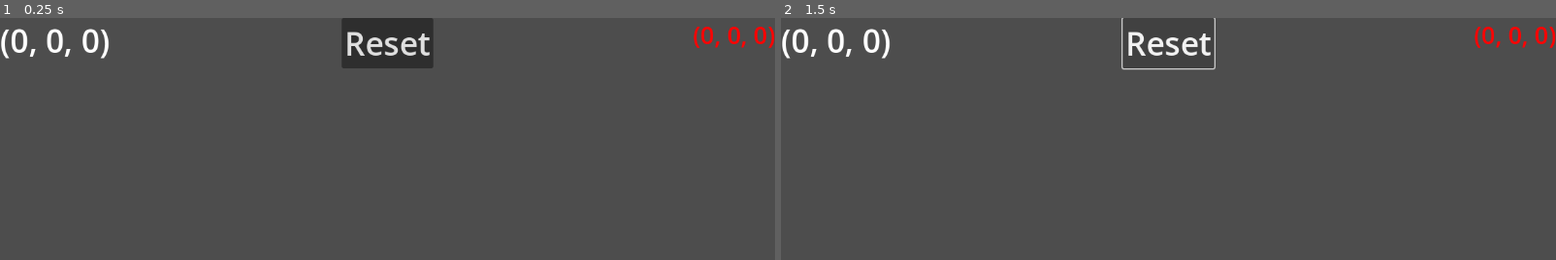
Above: before the commit, frames 1-2 (left to right).
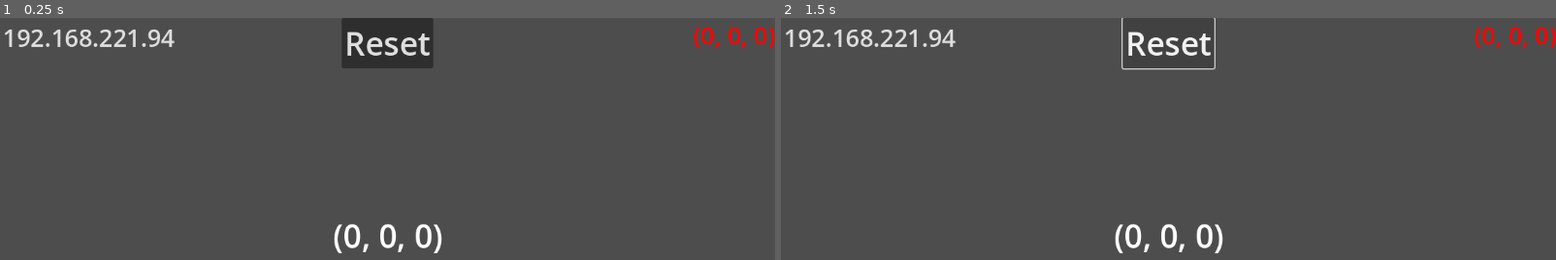
Above: after the commit, the same moments.

Repository: AvilaAndre/setr-project
Game: Godot game, scene res://MainScene.tscn
Two runs of this game, one before a commit and one after it. Both use one fixed random seed, a clock stepped at 60 frames per second and the inputs below.
Inputs:
- Up to frame 1 (0.25 s): no input
- Up to frame 2 (1.5 s): tap Enter at 0.5 s; click "Reset" at 1.25 s

The runs differ from the first frame. In frame 1, 1.6% of the frame differs, in the area x 0-58%, y 4-98%; in frame 2, 1.6%.

Commit message:
editing leandro's ip

Diff:
--- a/android-app/MainScene.tscn
+++ b/android-app/MainScene.tscn
@@ -12,6 +12,9 @@
 [sub_resource type="Theme" id="Theme_llhod"]
 default_font_size = 48
 
+[sub_resource type="Theme" id="Theme_q1pwt"]
+default_font_size = 36
+
 [node name="Control" type="Control"]
 layout_mode = 3
 anchors_preset = 15
@@ -22,9 +25,18 @@
 script = ExtResource("1_27wix")
 
 [node name="Gyro" type="Label" parent="."]
-layout_mode = 2
-offset_right = 131.0
-offset_bottom = 67.0
+layout_mode = 1
+anchors_preset = 8
+anchor_left = 0.5
+anchor_top = 0.5
+anchor_right = 0.5
+anchor_bottom = 0.5
+offset_left = -65.5
+offset_top = -33.5
+offset_right = 65.5
+offset_bottom = 33.5
+grow_horizontal = 2
+grow_vertical = 2
 text = "0, 0, 0"
 label_settings = SubResource("LabelSettings_xr7me")
 
@@ -51,4 +63,14 @@
 theme = SubResource("Theme_llhod")
 text = "Reset"
 
+[node name="LeandroIP" type="LineEdit" parent="."]
+layout_mode = 1
+offset_right = 67.0625
+offset_bottom = 31.0
+theme = SubResource("Theme_q1pwt")
+text = "192.168.221.94"
+placeholder_text = "Leandro's IP"
+expand_to_text_length = true
+flat = true
+
 [connection signal="pressed" from="ResetGyro" to="." method="reset_gyro"]
--- a/android-app/Node2D.gd
+++ b/android-app/Node2D.gd
@@ -3,9 +3,6 @@
 var gyro: Vector3 = Vector3.ZERO
 var udp := PacketPeerUDP.new()
 var connected = false
-
-func _ready():
-	udp.connect_to_host(IP.resolve_hostname("leandro.local"), 5005)
 
 func _process(delta):
 	var input = Input.get_gyroscope()
@@ -21,7 +18,7 @@
 		"y": gyro.y,
 		"z": gyro.z,
 	}
-
+	udp.connect_to_host($LeandroIP.text, 5005)
 	udp.put_packet(JSON.stringify(data_to_send).to_utf8_buffer())
 
 func reset_gyro():
Not shown: 1 places in android-app/MainScene.tscn that only renumber resources
Not shown, changed: android-app/Android-app.apk
Not shown, changed: android-app/Android-app.apk.idsig
